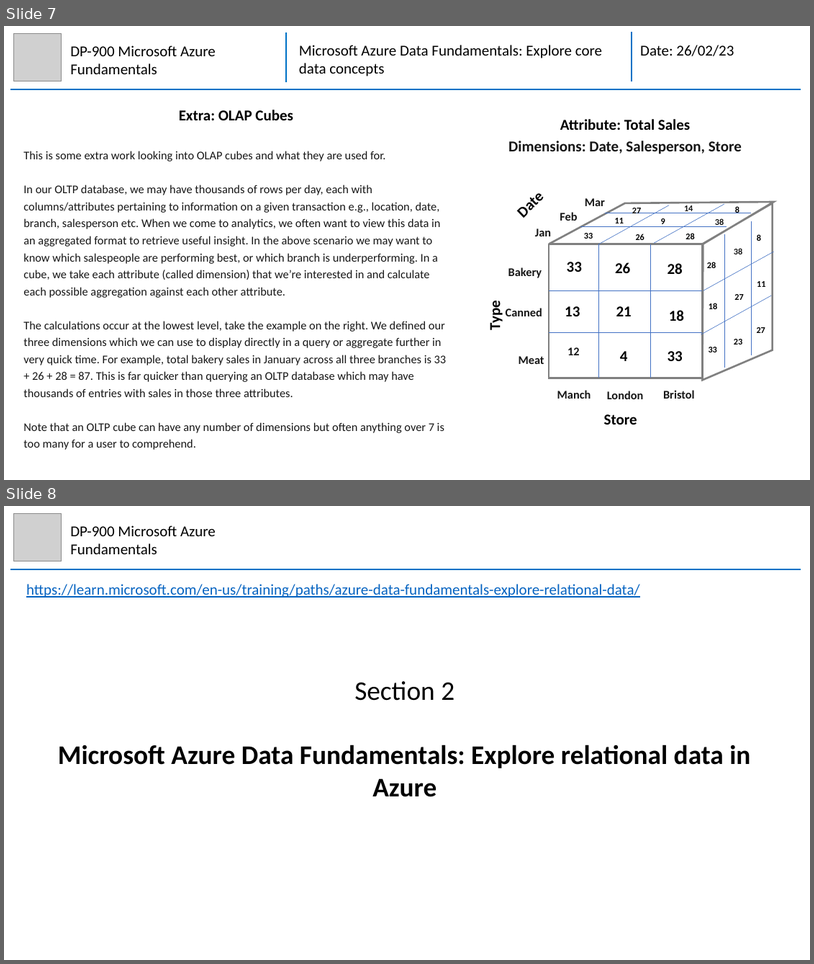
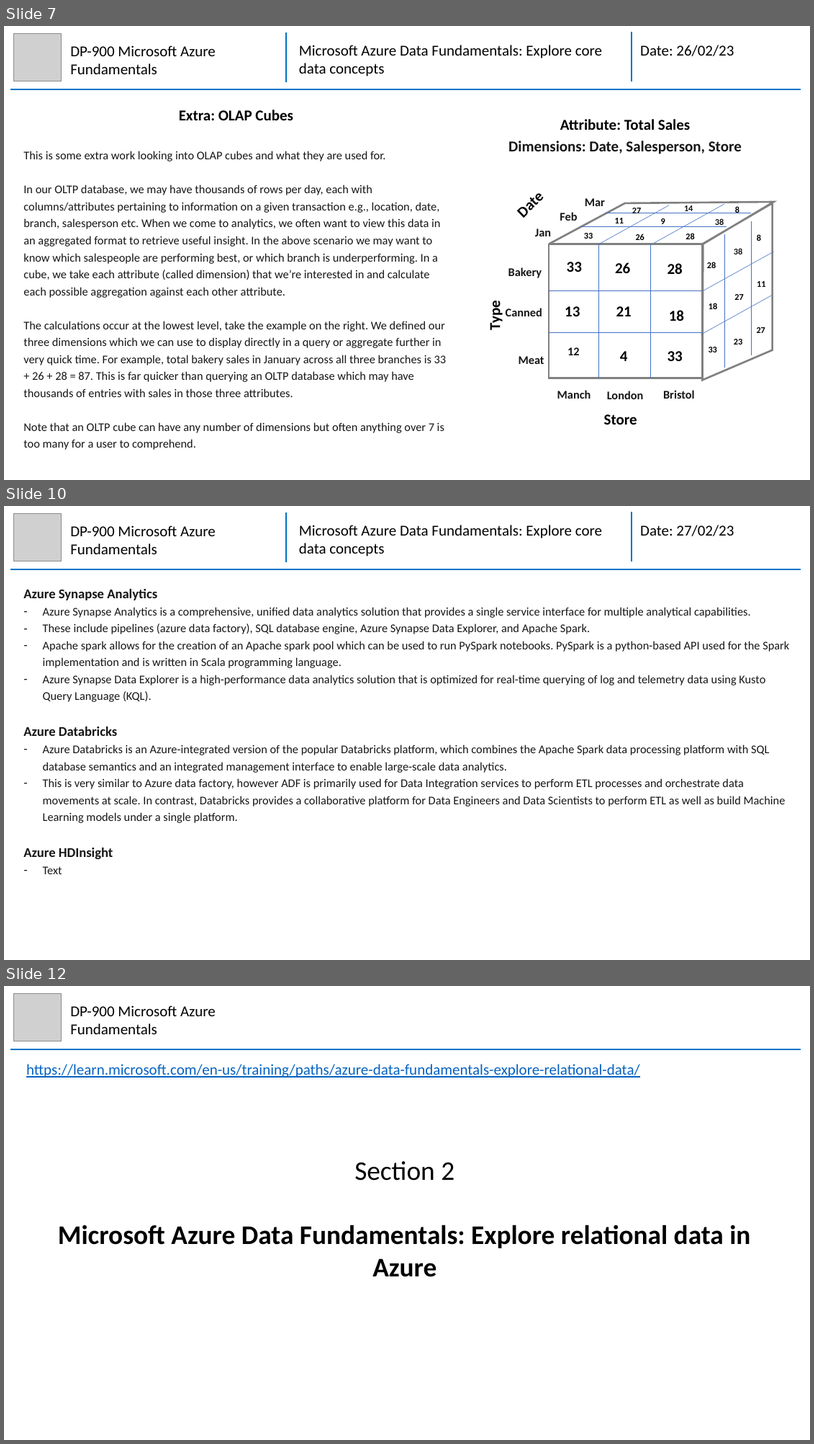
Before and after one commit to mhaythornthwaite/Testing_ML_Algorithms, a slide deck: Azure_DP-900_Fundamentals/MJH_DP-900_Azure_Fundamentals_Notes.pptx. Shown one above the other, each under a label of ours: slides 7 and 8 before the commit, slides 7, 10 and 12 after it; the slides between them are not shown. The pictures are 814x964 and 814x1444 pixels, drawn with LibreOffice and Linux fonts; fonts in the diff are those of the drawing; grey boxes stand for pictures. Boxes give left, top, right and bottom in pixels: in the first picture for what was removed or moved away, otherwise in the second. Text is boxed around its words. In the diff, an @@ line names an element or a change of style, - is before the commit and + after.

```diff
--- a/Azure_DP-900_Fundamentals/MJH_DP-900_Azure_Fundamentals_Notes.pptx
+++ b/Azure_DP-900_Fundamentals/MJH_DP-900_Azure_Fundamentals_Notes.pptx
@@ slide 10 added at <box>4,506,810,960</box>, background #FFFFFF @@
@@ picture added at <box>13,513,62,561</box> @@
@@ text added at <box>70,525,216,554</box>, 18 pt, text #000000 @@
+DP-900 Microsoft Azure Fundamentals
@@ group added at <box>10,512,801,569</box>: 3 lines, 2 texts @@
+Microsoft Azure Data Fundamentals: Explore core data concepts
+Date: 27/02/23
@@ text added at <box>23,589,790,874</box>, 14 pt, text #161616 @@
+Azure Synapse Analytics
+– Azure Synapse Analytics is a comprehensive, unified data analytics solution that provides a single service interface for multiple analytical capabilities.
+– These include pipelines (azure data factory), SQL database engine, Azure Synapse Data Explorer, and Apache Spark.
+– Apache spark allows for the creation of an Apache spark pool which can be used to run PySpark notebooks. PySpark is a python-based API used for the Spark implementation and is written in Scala programming language.
+– Azure Synapse Data Explorer is a high-performance data analytics solution that is optimized for real-time querying of log and telemetry data using Kusto Query Language (KQL).
+Azure Databricks
+– Azure Databricks is an Azure-integrated version of the popular Databricks platform, which combines the Apache Spark data processing platform with SQL database semantics and an integrated management interface to enable large-scale data analytics.
+– This is very similar to Azure data factory, however ADF is primarily used for Data Integration services to perform ETL processes and orchestrate data movements at scale. In contrast, Databricks provides a collaborative platform for Data Engineers and Data Scientists to perform ETL as well as build Machine Learning models under a single platform.
+Azure HDInsight
+– Text
@@ what was slide 8 is now slide 12 @@
```
Also in this commit, not shown: 1 slide changed, 3 other slides added.
